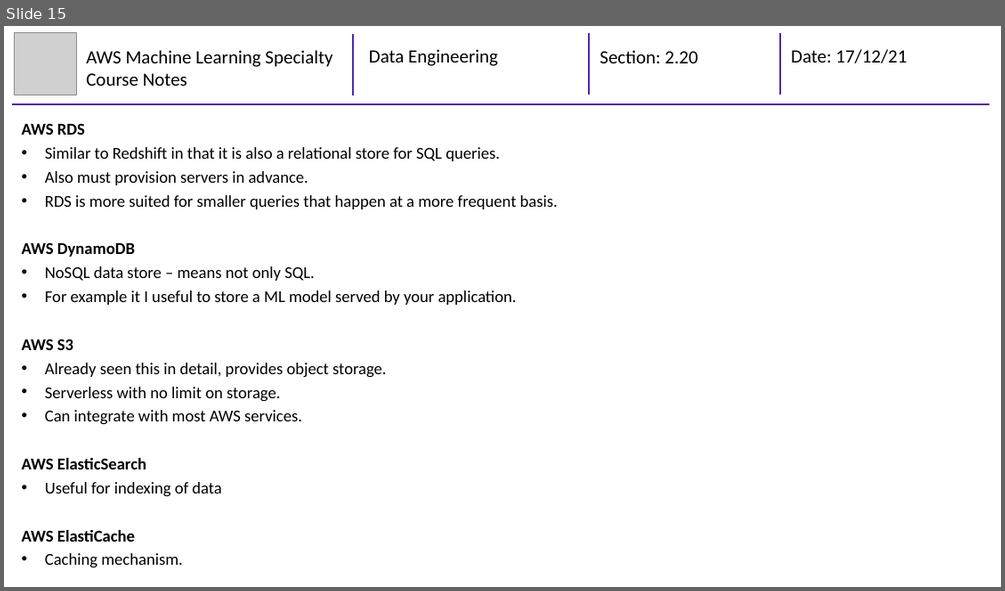
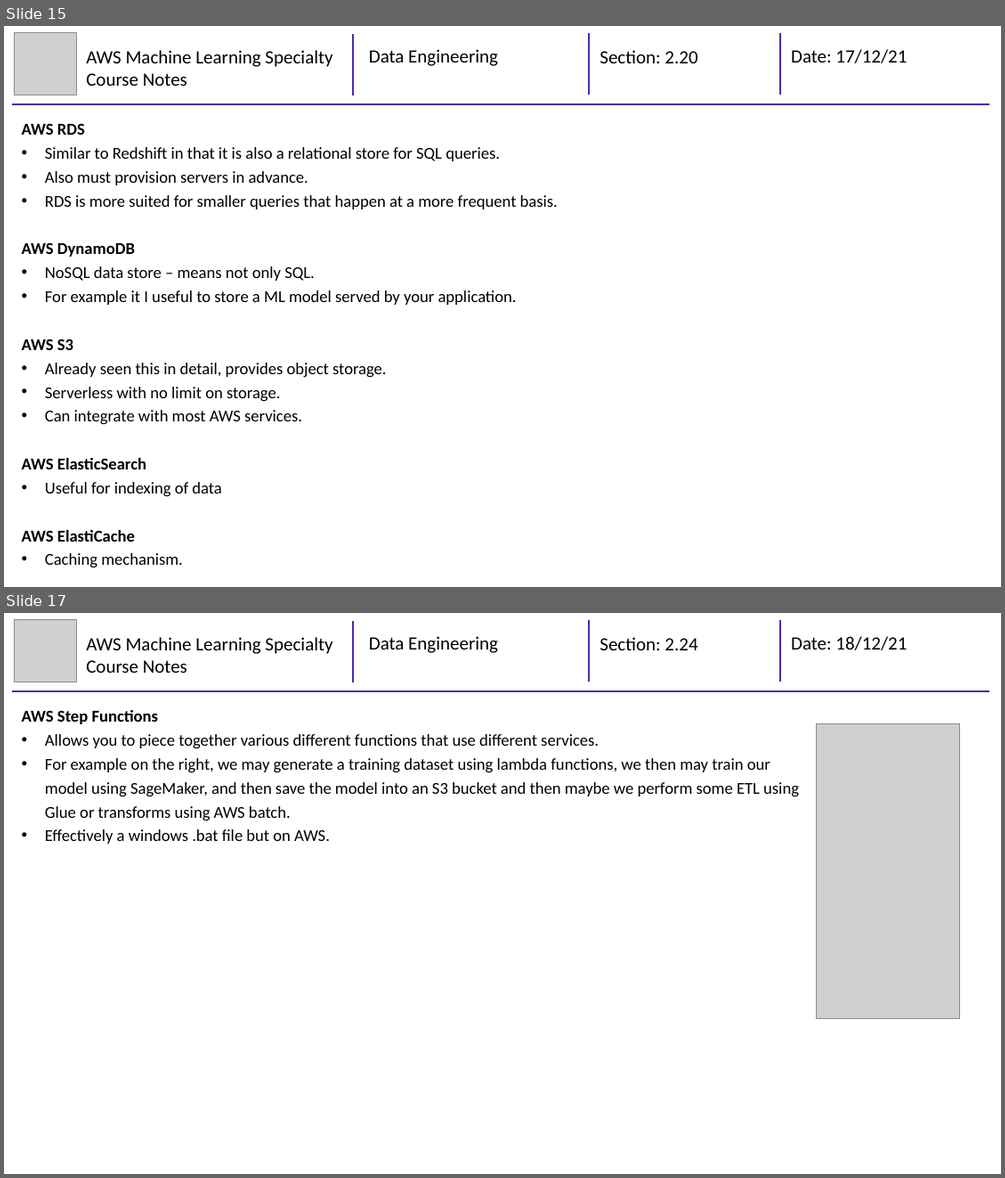
Before and after one commit to mhaythornthwaite/Testing_ML_Algorithms, a slide deck: AWS Machine Learning Specialty/Course Notes/2_MJH_Data_Engineering_Course_Notes.pptx. Shown one above the other, each under a label of ours: slide 15 before the commit, slides 15 and 17 after it; the slides between them are not shown. The pictures are 1005x591 and 1005x1178 pixels, drawn with LibreOffice and Linux fonts; fonts in the diff are those of the drawing; grey boxes stand for pictures. Boxes give left, top, right and bottom in pixels: in the first picture for what was removed or moved away, otherwise in the second. Text is boxed around its words. In the diff, an @@ line names an element or a change of style, - is before the commit and + after.

```diff
--- a/AWS Machine Learning Specialty/Course Notes/2_MJH_Data_Engineering_Course_Notes.pptx
+++ b/AWS Machine Learning Specialty/Course Notes/2_MJH_Data_Engineering_Course_Notes.pptx
@@ slide 17 added at (x1=4, y1=613, x2=1001, y2=1174), background #FFFFFF @@
@@ group added at (x1=12, y1=620, x2=989, y2=691): 4 lines, 4 texts, 1 picture @@
+AWS Machine Learning Specialty Course Notes
+Data Engineering
+Section: 2.24
+Date: 18/12/21
@@ text added at (x1=22, y1=710, x2=799, y2=844), 16 pt, text #000000 @@
+AWS Step Functions
+• Allows you to piece together various different functions that use different services.
+• For example on the right, we may generate a training dataset using lambda functions, we then may train our model using SageMaker, and then save the model into an S3 bucket and then maybe we perform some ETL using Glue or transforms using AWS batch.
+• Effectively a windows .bat file but on AWS.
@@ picture added at (x1=817, y1=723, x2=961, y2=1019) @@
```
Also in this commit, not shown: 5 other slides added.
